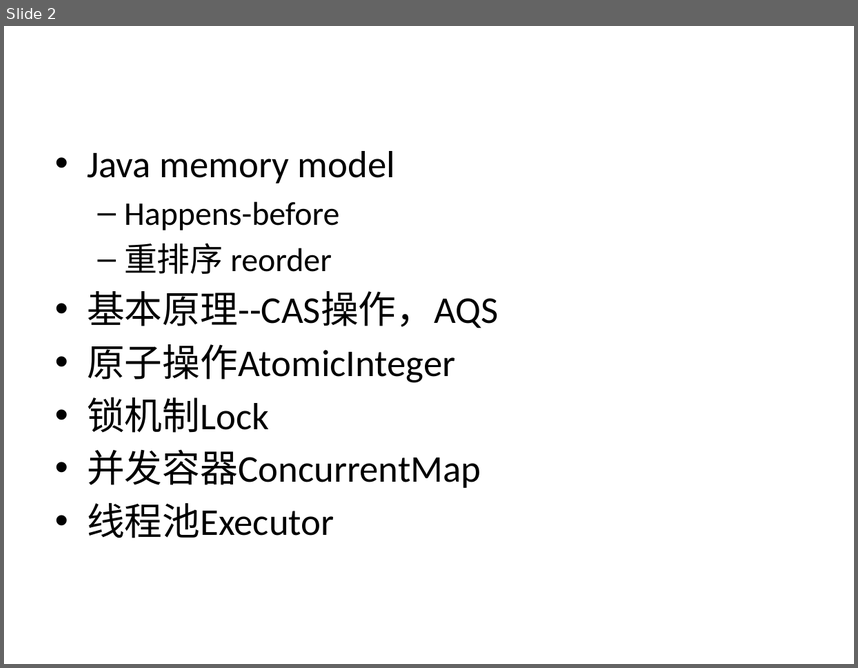
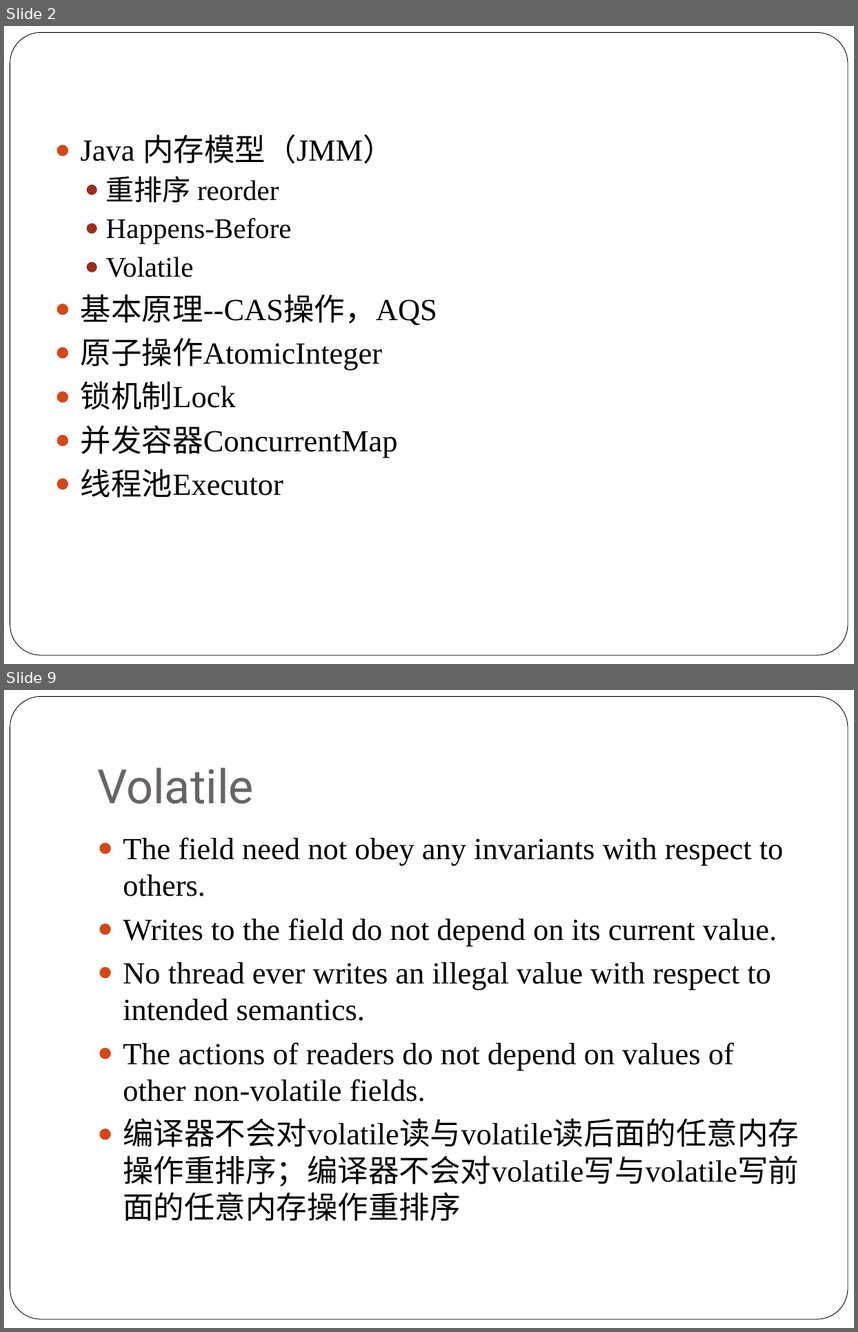
Before and after one commit to NickyQian/Practice, a slide deck: Document/Java Concurrency.pptx. Shown one above the other, each under a label of ours: slide 2 before the commit, slides 2 and 9 after it; the slides between them are not shown. The pictures are 858x668 and 858x1332 pixels, drawn with LibreOffice and Linux fonts; fonts in the diff are those of the drawing. Boxes give left, top, right and bottom in pixels: in the first picture for what was removed or moved away, otherwise in the second. Text is boxed around its words. In the diff, an @@ line names an element or a change of style, - is before the commit and + after.

```diff
--- a/Document/Java Concurrency.pptx
+++ b/Document/Java Concurrency.pptx
@@ slide 9 added at bbox=[4, 690, 854, 1328], background #FFFFFF; not listed: 1 template element that a slide beside it also shows @@
@@ title added at bbox=[97, 767, 254, 804], 40 pt, text #696464 @@
+Volatile
@@ text added at bbox=[123, 837, 799, 1186], 26 pt, text #000000 @@
+● The field need not obey any invariants with respect to others.
+● Writes to the field do not depend on its current value.
+● No thread ever writes an illegal value with respect to intended semantics.
+● The actions of readers do not depend on values of other non-volatile fields.
+● 编译器不会对volatile读与volatile读后面的任意内存操作重排序；编译器不会对volatile写与volatile写前面的任意内存操作重排序
@@ slide 2 changed as well @@
@@ rounded rectangle added at bbox=[10, 33, 848, 655], fill #FFFFFF, outline #000000 0.5 pt @@
@@ text at bbox=[81, 134, 394, 163]: text changed; size 32 to 26 pt; font Calibri to Times New Roman @@
-• Java memory model
-  – Happens-before
+● Java 内存模型（JMM）
@@ text at bbox=[81, 176, 437, 497]: size 28 to 24 pt in "重排序 reorder"; font Calibri to Times New Roman in "重排序 reorder", "基本原理--CAS操作，AQS", "原子操作AtomicInteger", "锁机制Lock" and 2 more places; size 32 to 26 pt in "基本原理--CAS操作，AQS", "原子操作AtomicInteger", "锁机制Lock", "并发容器ConcurrentMap" and 1 more places; bullet – to ●; less space between paragraphs; bullet • to ● @@
@@ text at bbox=[106, 218, 292, 277]: paragraphs added @@
+  ● Happens-Before
+  ● Volatile
```
Also in this commit, not shown: 4 other slides changed, 15 other slides added, 4 slides removed.
